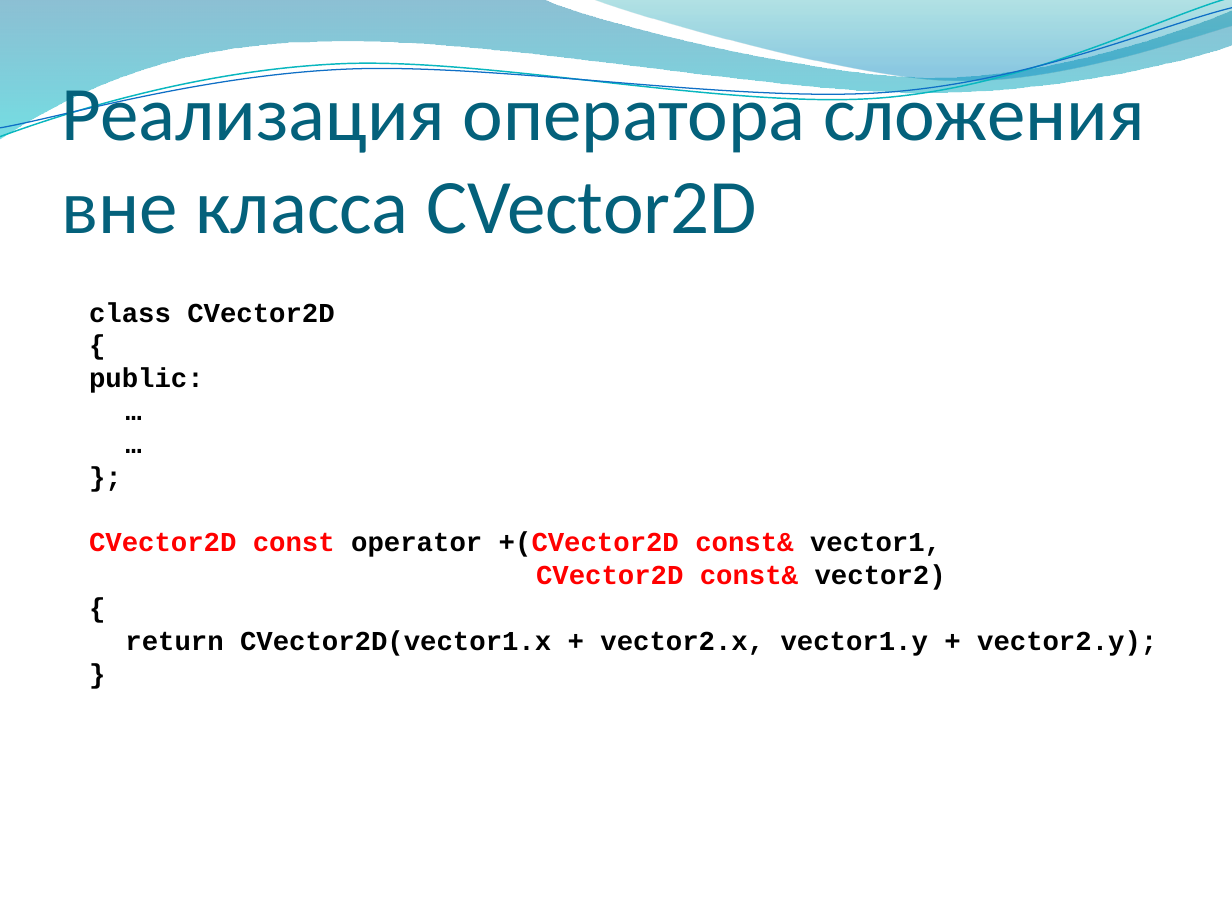
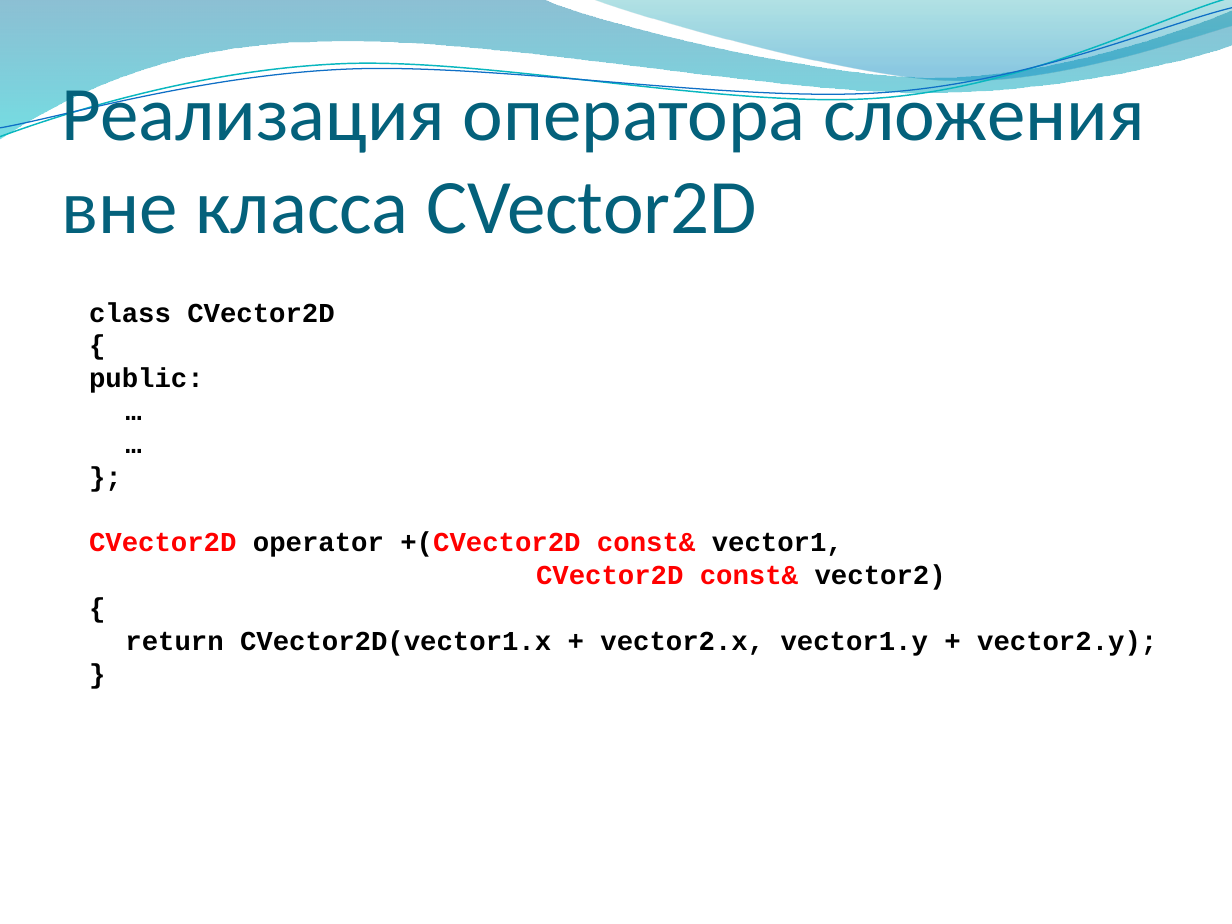
Before and after one commit to alexey-malov/oop, a slide deck: slide 16 of lectures/04/Дружественные функции и классы. Перегрузка операций.pptx. Drawn at 1232x924 pixels with LibreOffice and Linux fonts; fonts in the diff are those of the drawing; background and template pictures are left out. Boxes give left, top, right and bottom in pixels: in the first picture for what was removed or moved away, otherwise in the second. Text is boxed around its words. In the diff, an @@ line names an element or a change of style, - is before the commit and + after.

```diff
--- a/lectures/04/Дружественные функции и классы. Перегрузка операций.pptx
+++ b/lectures/04/Дружественные функции и классы. Перегрузка операций.pptx
@@ text at <box>89,532,946,590</box>: text changed @@
-CVector2D const operator +(CVector2D const& vector1,
-CVector2D const& vector2)
+CVector2D operator +(CVector2D const& vector1,
+CVector2D const& vector2)
```
Also in this commit, not shown: 14 other slides changed, 1 other file.
